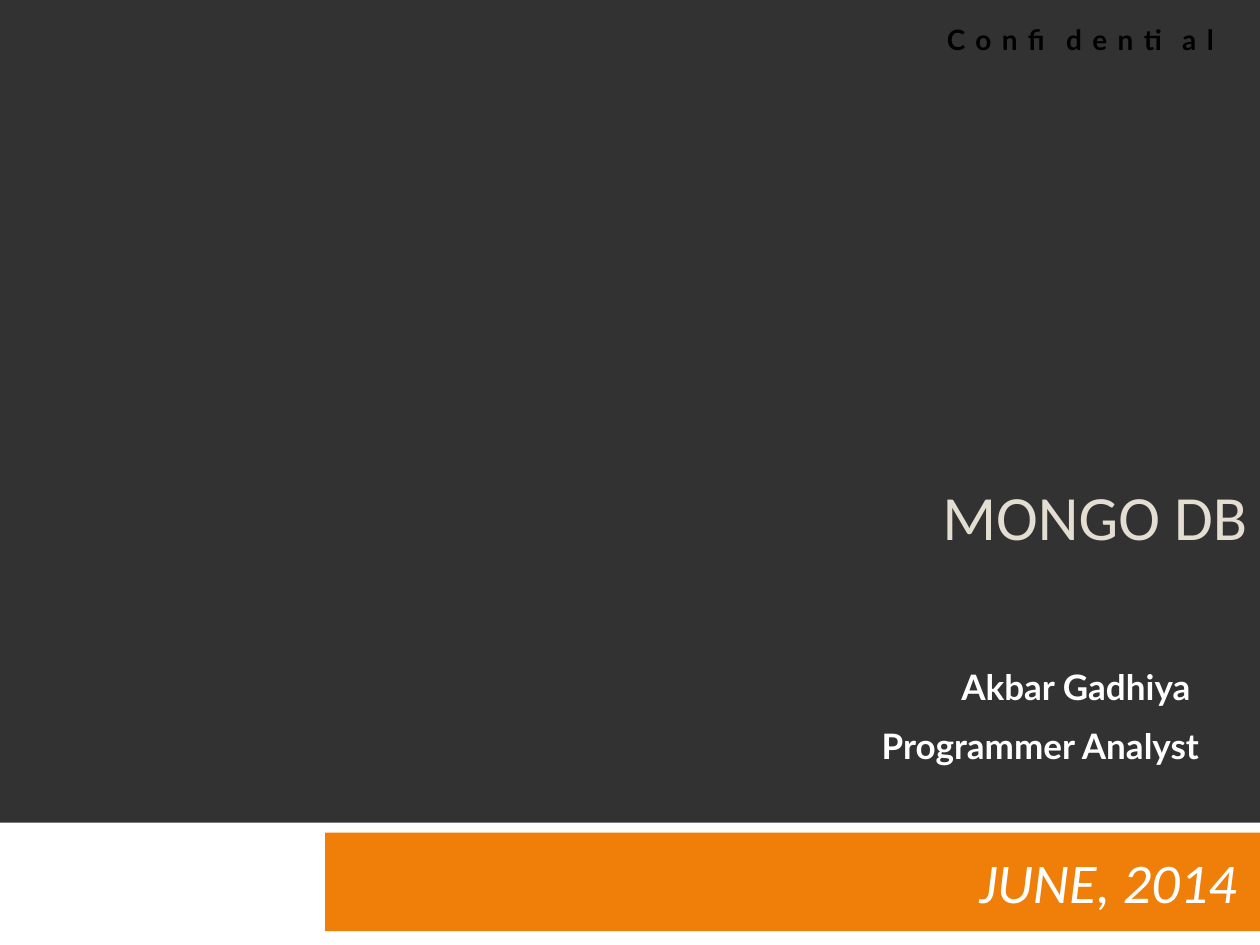
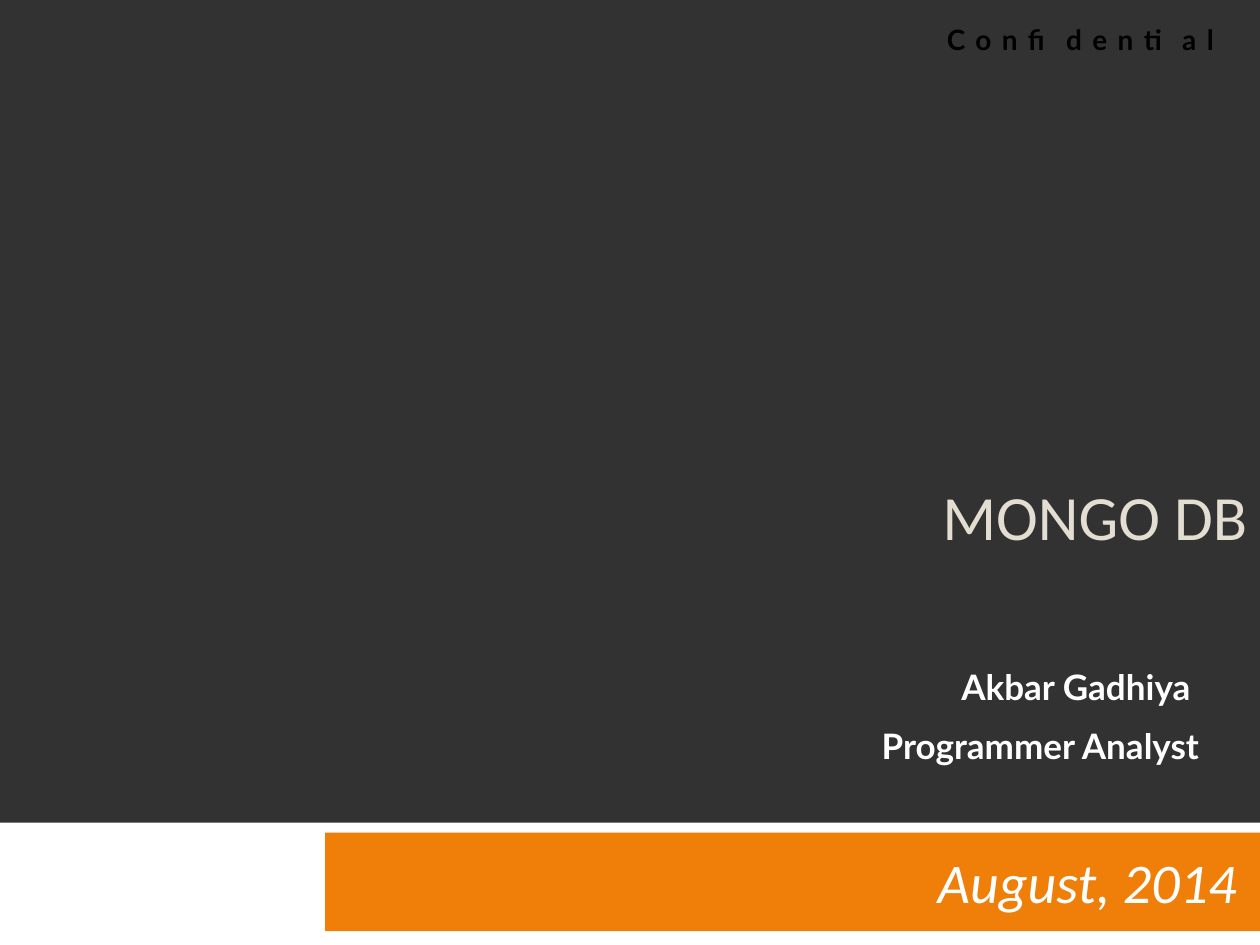
Before and after one commit to akopensrc/mongdb-examples, a slide deck: slide 1 of Java Meetup - MongoDB.pptx. Drawn at 1260x945 pixels with LibreOffice and Linux fonts; fonts in the diff are those of the drawing; background and template pictures are left out. Boxes give left, top, right and bottom in pixels: in the first picture for what was removed or moved away, otherwise in the second. Text is boxed around its words. In the diff, an @@ line names an element or a change of style, - is before the commit and + after.

Commit message:
updating ppt

```diff
--- a/Java Meetup - MongoDB.pptx
+++ b/Java Meetup - MongoDB.pptx
@@ subtitle at [938,866,1237,913]: text changed @@
-JUNE, 2014
+August, 2014
```
